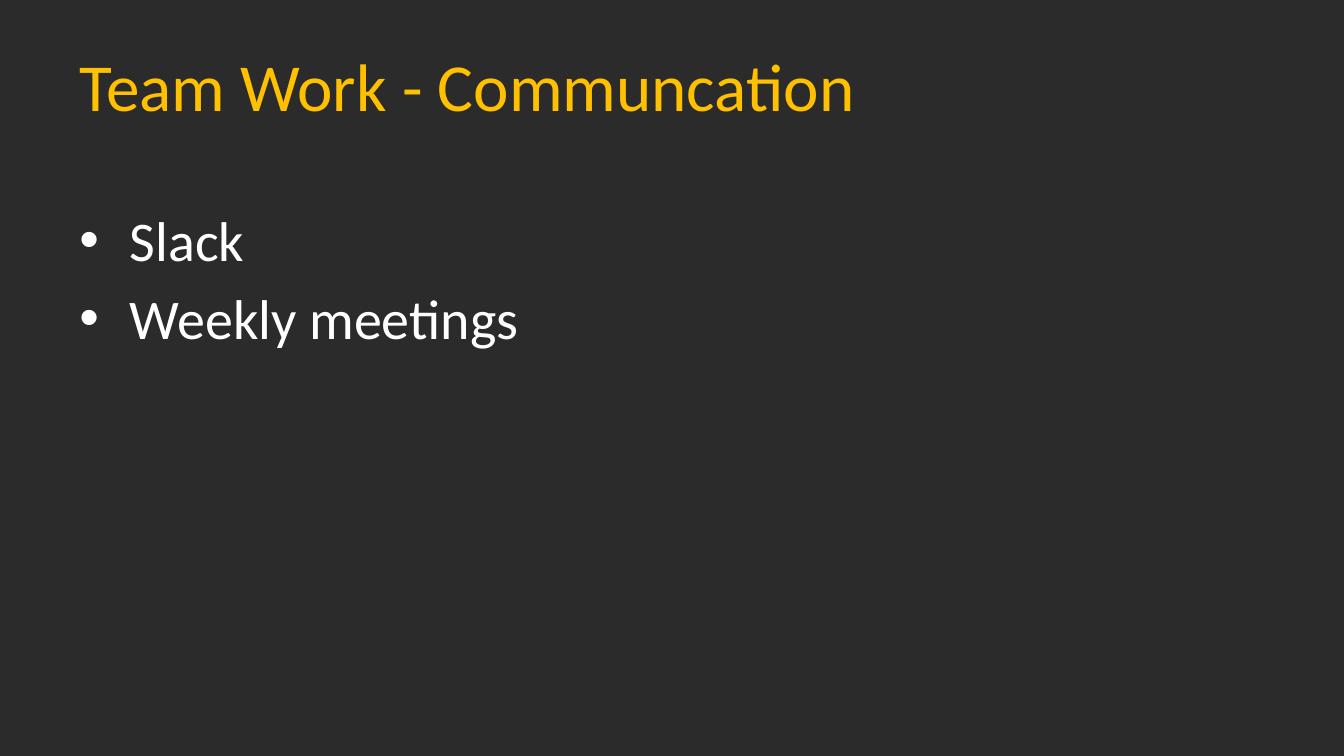
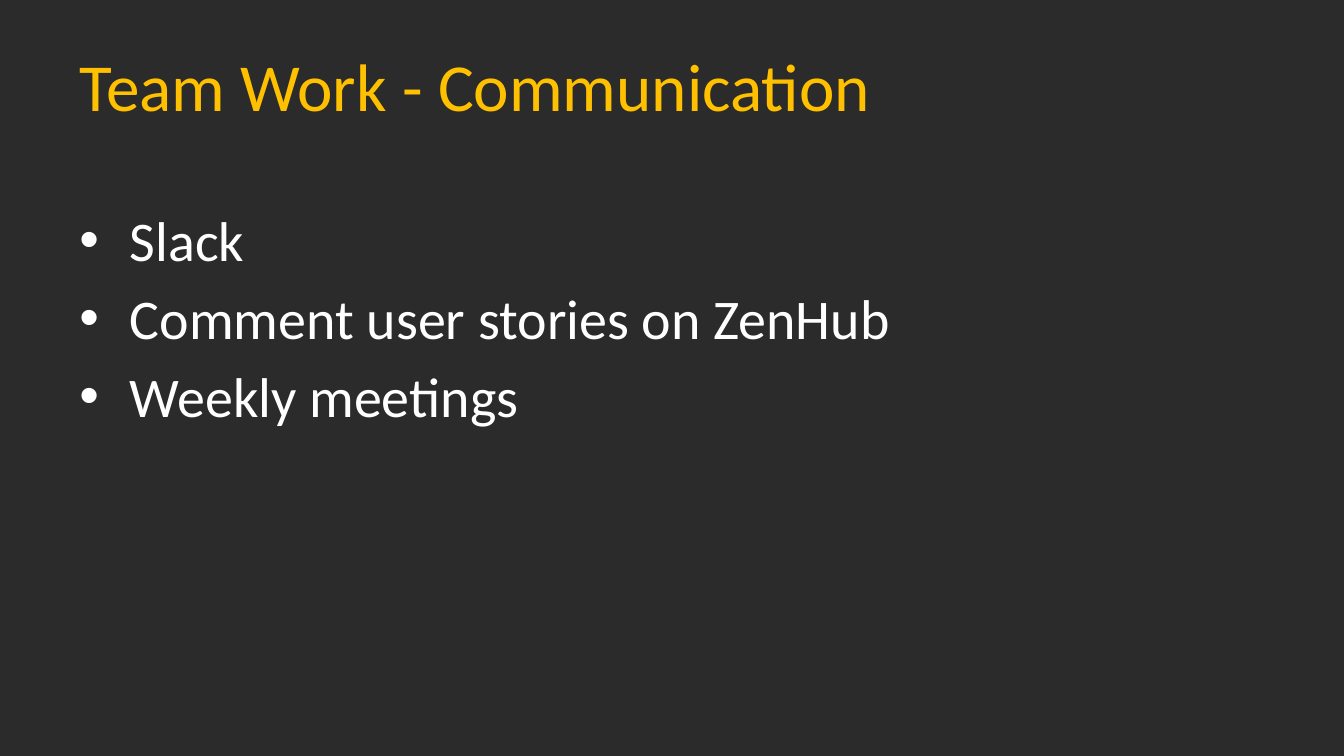
Before and after one commit to Dean161/Timebox, a slide deck: slide 5 of Publishments/03_Presentations/01_TeamPresentation.pptx. Drawn at 1344x756 pixels with LibreOffice and Linux fonts; fonts in the diff are those of the drawing; background and template pictures are left out; a plain dark background stands for a picture behind light text. Boxes give left, top, right and bottom in pixels: in the first picture for what was removed or moved away, otherwise in the second. Text is boxed around its words. In the diff, an @@ line names an element or a change of style, - is before the commit and + after.

Commit message:
final presentation
layout at slide Communication?

```diff
--- a/Publishments/03_Presentations/01_TeamPresentation.pptx
+++ b/Publishments/03_Presentations/01_TeamPresentation.pptx
@@ title at [79,64,870,112]: text changed @@
-Team Work - Communcation
+Team Work - Communication
@@ text at [130,300,889,340]: paragraph added @@
+• Comment user stories on ZenHub
```
Also in this commit, not shown: 3 other slides changed.
